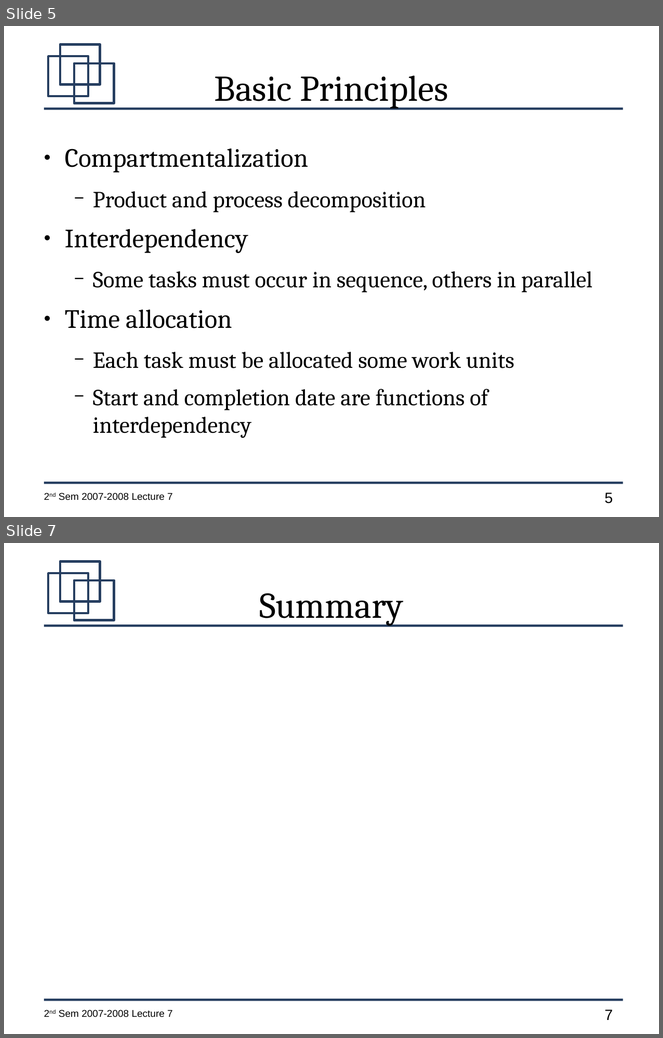
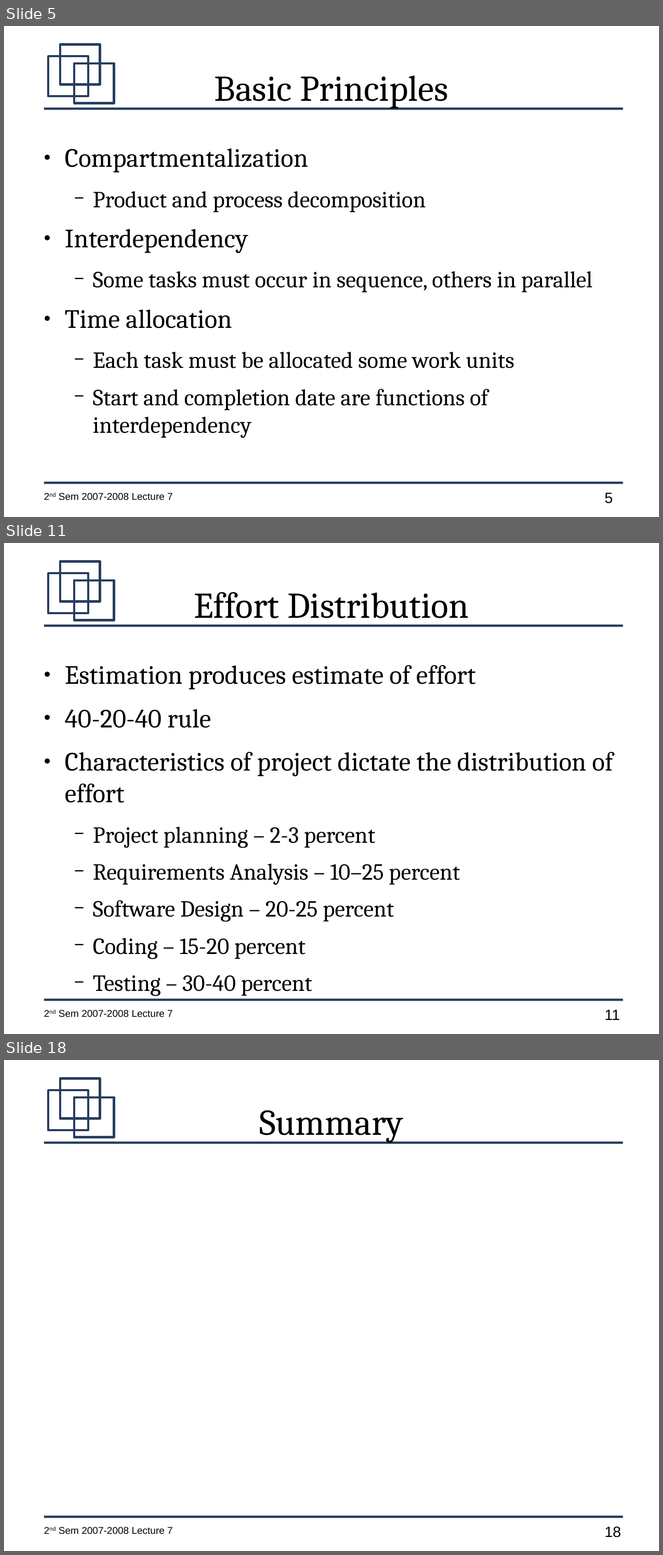
Before and after one commit to jachermocilla/jach-homepage, a slide deck: CMSC128-2nd-Sem-2007-L7.odp. Shown one above the other, each under a label of ours: slides 5 and 7 before the commit, slides 5, 11 and 18 after it; the slides between them are not shown. The pictures are 663x1038 and 663x1555 pixels, drawn with LibreOffice and Linux fonts; fonts in the diff are those of the drawing. Boxes give left, top, right and bottom in pixels: in the first picture for what was removed or moved away, otherwise in the second. Text is boxed around its words. In the diff, an @@ line names an element or a change of style, - is before the commit and + after.

```diff
--- a/CMSC128-2nd-Sem-2007-L7.odp
+++ b/CMSC128-2nd-Sem-2007-L7.odp
@@ slide 11 added at bbox=[4, 543, 659, 1034], background #FFFFFF; not listed: 7 template elements that a slide beside it also shows @@
@@ title added at bbox=[194, 592, 469, 626], 44 pt, text #000000 @@
+Effort Distribution
@@ text added at bbox=[65, 665, 613, 996], 28 pt, text #000000 @@
+● Estimation produces estimate of effort
+● 40-20-40 rule
+● Characteristics of project dictate the distribution of effort
+  − Project planning – 2-3 percent
+  − Requirements Analysis – 10–25 percent
+  − Software Design – 20-25 percent
+  − Coding – 15-20 percent
+  − Testing – 30-40 percent
@@ what was slide 7 is now slide 18 @@
@@ page number at bbox=[605, 1527, 621, 1538]: text changed @@
-7
+18
```
Also in this commit, not shown: 1 slide changed, 10 other slides added, 1 other file.
